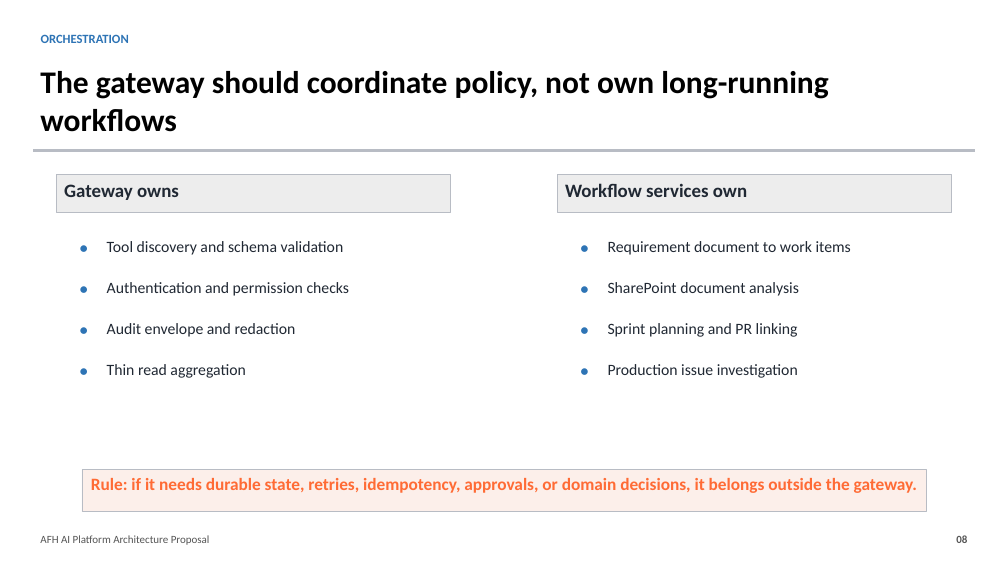
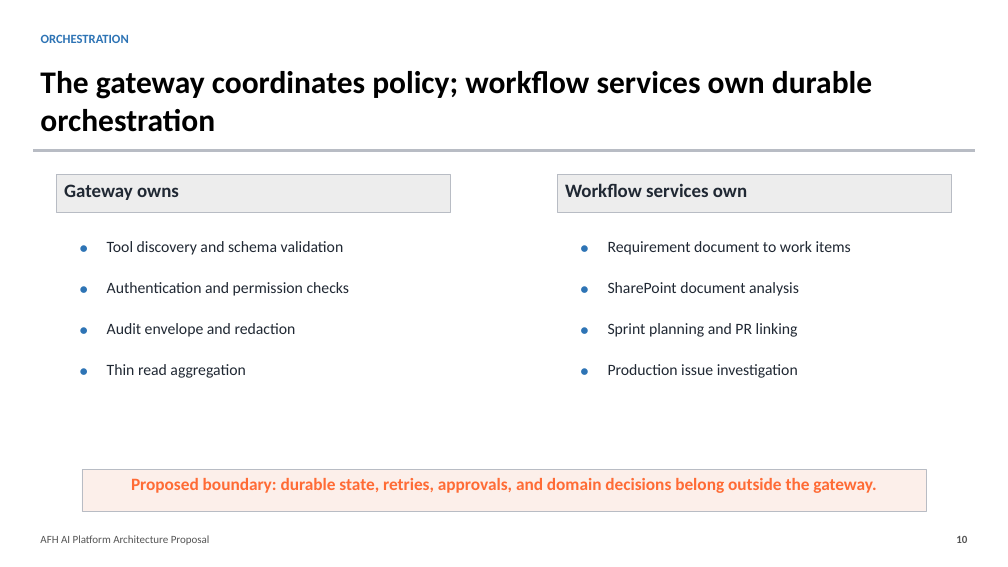
Before and after one commit to ikebotch/afh-booking-function-app, a slide deck: slide 10 of docs/AFH_AI_Platform_Architecture_Proposal.pptx (slide 8 before the commit). Drawn at 1008x567 pixels with LibreOffice and Linux fonts; fonts in the diff are those of the drawing. Boxes give left, top, right and bottom in pixels: in the first picture for what was removed or moved away, otherwise in the second. Text is boxed around its words. In the diff, an @@ line names an element or a change of style, - is before the commit and + after.

```diff
--- a/docs/AFH_AI_Platform_Architecture_Proposal.pptx
+++ b/docs/AFH_AI_Platform_Architecture_Proposal.pptx
@@ text at (40, 71, 872, 132): text changed @@
-The gateway should coordinate policy, not own long-running workflows
+The gateway coordinates policy; workflow services own durable orchestration
@@ text in rectangle at (131, 478, 876, 493): text changed @@
-Rule: if it needs durable state, retries, idempotency, approvals, or domain decisions, it belongs outside the gateway.
+Proposed boundary: durable state, retries, approvals, and domain decisions belong outside the gateway.
@@ text at (956, 536, 967, 543): text changed @@
-08
+10
```
Also in this commit, not shown: 11 other slides changed, 2 slides added, 1 other file.
